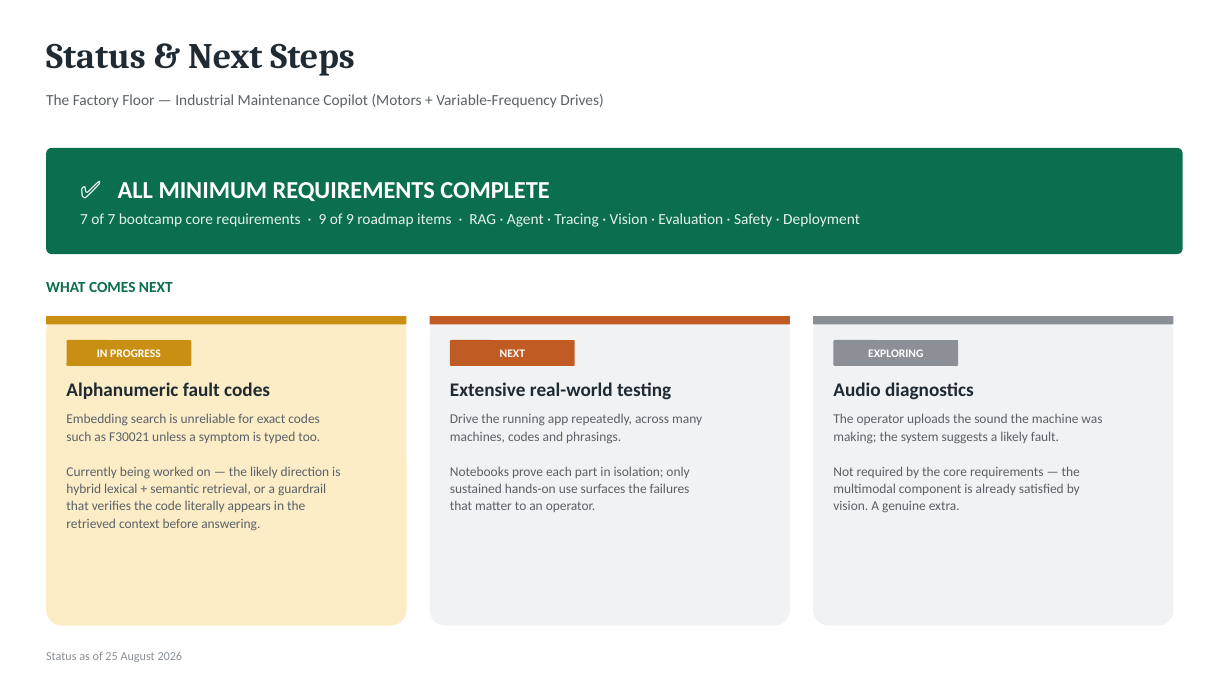
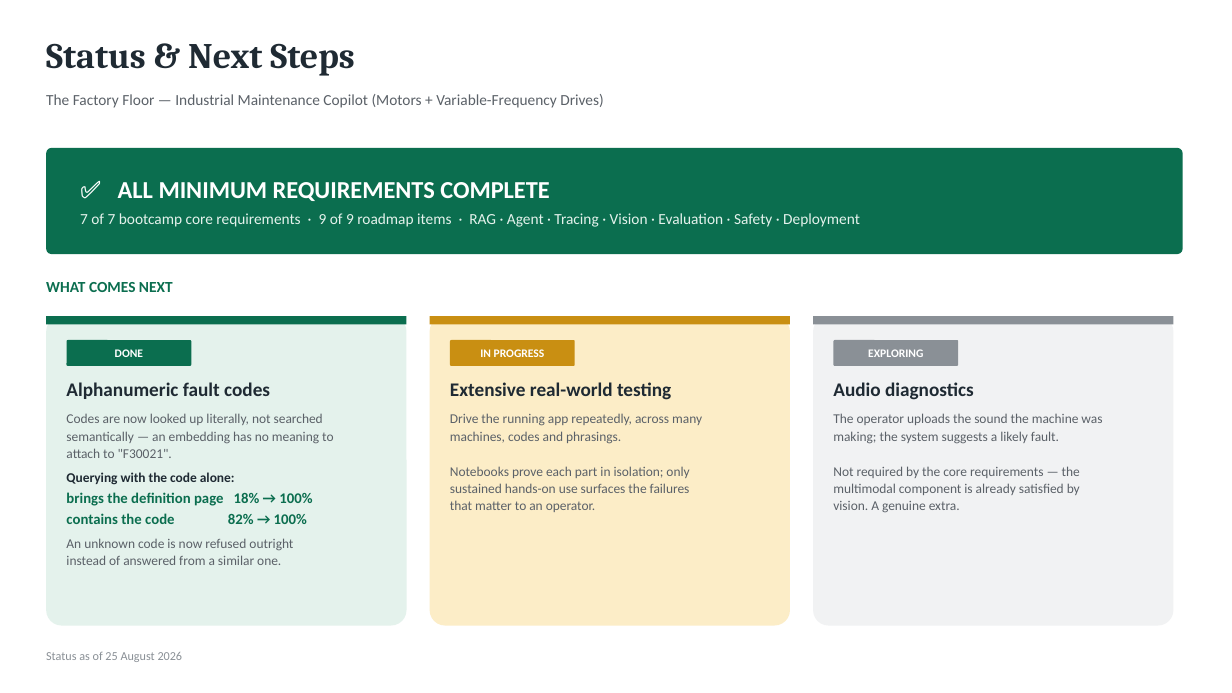
Before and after one commit to mcorreia10/Factory_Floor_Chatbot, a slide deck: slide 5 of roadmap.pptx. Drawn at 1232x693 pixels with LibreOffice and Linux fonts; fonts in the diff are those of the drawing. Boxes give left, top, right and bottom in pixels: in the first picture for what was removed or moved away, otherwise in the second. Text is boxed around its words. In the diff, an @@ line names an element or a change of style, - is before the commit and + after.

```diff
--- a/roadmap.pptx
+++ b/roadmap.pptx
@@ rounded rectangle at [46,316,407,626]: fill #FCEDC7 to #E4F2EC @@
@@ rectangle at [46,316,407,324]: fill #C98F12 to #0B6E4F @@
@@ rounded rectangle at [430,316,790,626]: fill #F1F2F3 to #FCEDC7 @@
@@ rectangle at [430,316,790,324]: fill #BF5B23 to #C98F12 @@
@@ rounded rectangle "DONE" at [67,340,191,366]: fill #C98F12 to #0B6E4F @@
@@ text in rounded rectangle at [115,349,143,357]: text changed @@
-IN PROGRESS
+DONE
@@ rounded rectangle "IN PROGRESS" at [450,340,575,366]: fill #BF5B23 to #C98F12 @@
@@ text in rounded rectangle at [480,349,545,357]: text changed @@
-NEXT
+IN PROGRESS
@@ text at [66,413,333,565]: text changed @@
-Embedding search is unreliable for exact codes
-such as F30021 unless a symptom is typed too.
-Currently being worked on — the likely direction is
-hybrid lexical + semantic retrieval, or a guardrail
-that verifies the code literally appears in the
-retrieved context before answering.
+Codes are now looked up literally, not searched
+semantically — an embedding has no meaning to
+attach to "F30021".
+Querying with the code alone:
+brings the definition page 18% → 100%
+contains the code 82% → 100%
+An unknown code is now refused outright
+instead of answered from a similar one.
```
